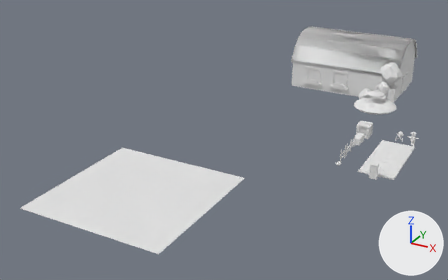
An edit to the Blender file Assets/BLENDERART/Farm.blend, drawn before and after from the same camera.
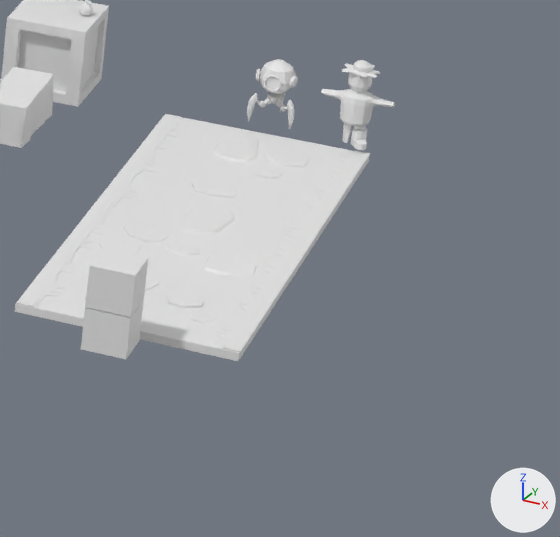
Each version appears first whole from a camera (50 mm lens) standing at (24.0, -76.8, 38.5) and looking at (-18.4, 0.2, 0.0), and next in a close-up on the part from 79% to 99% of the width and 44% to 74% of the height. Arrows for +X, +Y and +Z are at lower right; the lights stay in place.
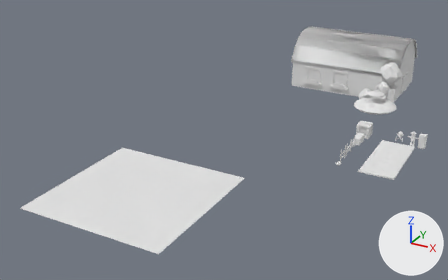
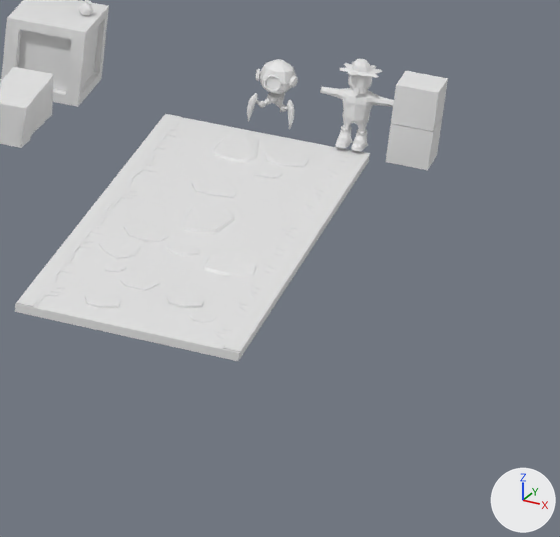
Changed parts and their boxes [x1, y1, x2, y2] in the close-ups (560 x 537 px):
'Cube.001', moved: before [85, 248, 148, 317]; after [391, 71, 448, 131]
'Cube.004', moved: before [81, 300, 144, 359]; after [386, 118, 442, 170]
'Cylinder.019', moved: before [321, 89, 395, 143]; after [320, 87, 394, 132]
'Cylinder.021', moved, turned, rescaled: before [342, 60, 380, 78]; after [340, 59, 382, 78]
'Cylinder.022', moved, modifiers changed, turned: before [351, 127, 367, 150]; after [351, 129, 368, 151]
'Cylinder.023', added: after [335, 125, 352, 148]

The change, as a list of edits to the scene's bpy script:
```text
Add me_cylinder_026:
    me_cylinder_026.from_pydata(...)  # 67 vertices, 55 faces; spans x -1.07..0.0, y -2.72..1.13, z -1.32..0.72
Change ob_cube_004:
    ob_cube_004.location: (5.48, -1.06, 0.49) -> (8.99, 12.12, 0.49)
Change ob_cube_001:
    ob_cube_001.location: (5.48, -1.06, 1.5) -> (8.99, 12.12, 1.5)
Change ob_cylinder_019:
    ob_cylinder_019.location: (7.54, 12.23, 0.88) -> (7.55, 12.23, 0.92)
Change ob_cylinder_021:
    ob_cylinder_021.location: (7.54, 12.25, 2.05) -> (7.54, 12.25, 2.06)
    ob_cylinder_021.rotation_euler: (0.0, 0.0, 0.0) -> (-0.0714, 0.00634, -0.0147)  # degrees (0, 0, 0) -> degrees (-4.1, 0.4, -0.8)
    ob_cylinder_021.scale: (0.294, 0.294, 0.118) -> (0.321, 0.321, 0.129)
Change ob_cylinder_022:
    ob_cylinder_022.rotation_euler: (0.0, 0.0, 0.427) -> (0.0, 0.0, 0.0)  # degrees (0, 0, 24) -> degrees (0, 0, 0)
    ob_cylinder_022.location: (7.69, 12.2, 0.28) -> (7.74, 12.23, 0.28)
    add _m = ob_cylinder_022.modifiers.new('Mirror', 'MIRROR')
Add ob_cylinder_023:
    ob_cylinder_023 = bpy.data.objects.new('Cylinder.023', me_cylinder_026)
    ob_cylinder_023.location = (7.36, 12.23, 0.28)
    ob_cylinder_023.scale = (0.176, 0.176, 0.176)
    _m = ob_cylinder_023.modifiers.new('Mirror', 'MIRROR')
```
